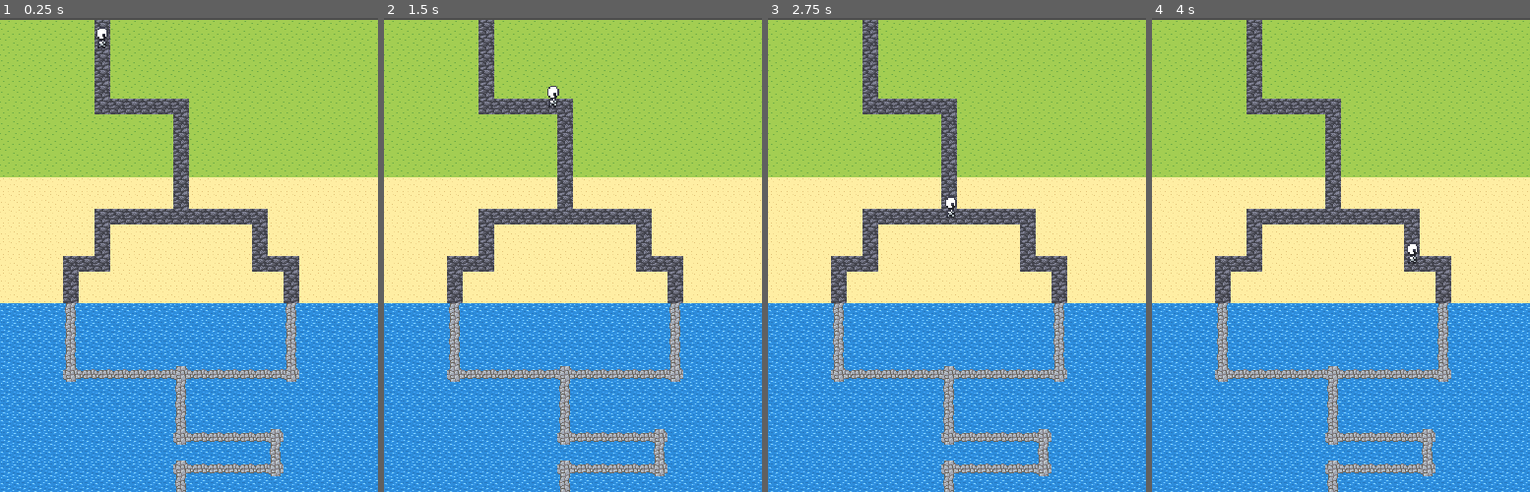
Above: before the commit, frames 1-4 (left to right).
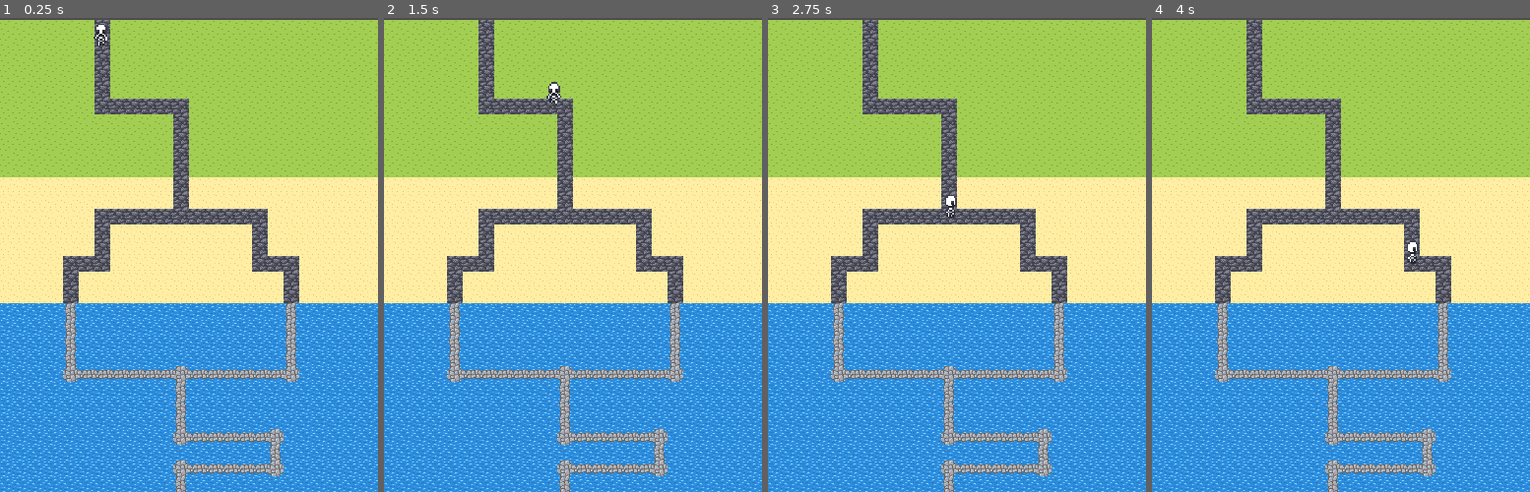
Above: after the commit, the same moments.

Repository: solomonSpence07/Warden-s-Watch
Game: Godot game, scene res://scenes/game.tscn
The game is run twice, just before and just after one commit, with the same random seed, the same clock (stepped at 60 frames per second) and the same inputs.
Inputs:
- Up to frame 1 (0.25 s): no input
- Up to frame 2 (1.5 s): no input
- Up to frame 3 (2.75 s): no input
- Up to frame 4 (4 s): no input

The runs differ from the first frame. In frame 1, 0.1% of the frame differs, in the area x 24-29%, y 1-7%; in frame 2, 0.1%, in the area x 42-47%, y 13-19%; in frame 3, less than 0.1%; in frame 4, less than 0.1%.

Commit message:
Enemys Turn now

Diff:
--- /dev/null
+++ b/Scripts/EnemyA.gd
@@ -0,0 +1,21 @@
+extends PathFollow2D
+
+@onready var animated_sprite_2d = $SkeletonBody/AnimatedSprite2D
+
+@export var speed =100
+
+func _process(delta):
+	#set_progess(get_parent().get_progress() + speed*delta)
+	progress+= speed*delta
+
+
+func turn_down():
+	animated_sprite_2d.play("Down")
+
+func turn_right():
+	animated_sprite_2d.play("left_right")
+	animated_sprite_2d.scale.x= 1
+
+func turn_left():
+	animated_sprite_2d.scale.x= -1
+	animated_sprite_2d.play("left_right")
--- /dev/null
+++ b/Scripts/turn_down.gd
@@ -0,0 +1,6 @@
+extends Area2D
+
+
+func _on_body_entered(body:Node2D):
+	if body.name=="SkeletonBody":
+		body.get_parent().turn_down()
--- /dev/null
+++ b/Scripts/turn_left.gd
@@ -0,0 +1,6 @@
+extends Area2D
+
+
+func _on_body_entered(body:Node2D):
+	if body.name=="SkeletonBody":
+		body.get_parent().turn_left()
--- /dev/null
+++ b/Scripts/turn_right.gd
@@ -0,0 +1,6 @@
+extends Area2D
+
+
+func _on_body_entered(body:Node2D):
+	if body.name=="SkeletonBody":
+		body.get_parent().turn_right()
--- a/scenes/PathFollow2D.gd
+++ /dev/null
@@ -1,8 +0,0 @@
-extends PathFollow2D
-
-
-@export var speed =100
-
-func _process(delta):
-	#set_progess(get_parent().get_progress() + speed*delta)
-	progress+= speed*delta
--- a/scenes/enemy_a.tscn
+++ b/scenes/enemy_a.tscn
@@ -1,17 +1,18 @@
-[gd_scene load_steps=10 format=3 uid="uid://bgpw6veqk34pt"]
+[gd_scene load_steps=11 format=3 uid="uid://bgpw6veqk34pt"]
 
+[ext_resource type="Script" path="res://Scripts/EnemyA.gd" id="1_2ehpe"]
 [ext_resource type="Texture2D" uid="uid://dyapnkiukspxw" path="res://sprites/ufeff_tiles_v2.png" id="1_a7ku8"]
-[ext_resource type="Script" path="res://scenes/PathFollow2D.gd" id="1_o1vk4"]
+[ext_resource type="Texture2D" uid="uid://dtkl0ht235vby" path="res://sprites/skeleton walk.png" id="2_07nep"]
 
 [sub_resource type="CircleShape2D" id="CircleShape2D_ui6bb"]
 
-[sub_resource type="AtlasTexture" id="AtlasTexture_rwlyp"]
-atlas = ExtResource("1_a7ku8")
-region = Rect2(64, 32, 16, 16)
+[sub_resource type="AtlasTexture" id="AtlasTexture_dhtjj"]
+atlas = ExtResource("2_07nep")
+region = Rect2(0, 0, 13, 20)
 
-[sub_resource type="AtlasTexture" id="AtlasTexture_wlx6e"]
-atlas = ExtResource("1_a7ku8")
-region = Rect2(64, 32, 16, 16)
+[sub_resource type="AtlasTexture" id="AtlasTexture_wq6le"]
+atlas = ExtResource("2_07nep")
+region = Rect2(13, 0, 13, 20)
 
 [sub_resource type="AtlasTexture" id="AtlasTexture_2sefn"]
 atlas = ExtResource("1_a7ku8")
@@ -29,10 +30,10 @@
 animations = [{
 "frames": [{
 "duration": 1.0,
-"texture": SubResource("AtlasTexture_rwlyp")
+"texture": SubResource("AtlasTexture_dhtjj")
 }, {
 "duration": 1.0,
-"texture": SubResource("AtlasTexture_wlx6e")
+"texture": SubResource("AtlasTexture_wq6le")
 }],
 "loop": true,
 "name": &"Down",
@@ -59,19 +60,19 @@
 }]
 
 [node name="EnemyA" type="PathFollow2D"]
-script = ExtResource("1_o1vk4")
+script = ExtResource("1_2ehpe")
 
-[node name="PathFollow2D" type="CharacterBody2D" parent="."]
+[node name="SkeletonBody" type="CharacterBody2D" parent="."]
 scale = Vector2(1.5, 1.5)
 
-[node name="CollisionShape2D" type="CollisionShape2D" parent="PathFollow2D"]
+[node name="CollisionShape2D" type="CollisionShape2D" parent="SkeletonBody"]
 position = Vector2(0, -8)
 shape = SubResource("CircleShape2D_ui6bb")
 
-[node name="AnimatedSprite2D" type="AnimatedSprite2D" parent="PathFollow2D"]
+[node name="AnimatedSprite2D" type="AnimatedSprite2D" parent="SkeletonBody"]
 position = Vector2(0, -9)
 scale = Vector2(1, 1.125)
 sprite_frames = SubResource("SpriteFrames_pkaqa")
-animation = &"Down"
-autoplay = "left_right"
-frame_progress = 0.774727
+animation = &"left_right"
+autoplay = "Down"
+frame_progress = 0.434558
--- a/scenes/game.tscn
+++ b/scenes/game.tscn
@@ -1,7 +1,10 @@
-[gd_scene load_steps=6 format=3 uid="uid://doha3qwt4bfpr"]
+[gd_scene load_steps=9 format=3 uid="uid://doha3qwt4bfpr"]
 
 [ext_resource type="Texture2D" uid="uid://dyapnkiukspxw" path="res://sprites/ufeff_tiles_v2.png" id="1_gxcab"]
 [ext_resource type="PackedScene" uid="uid://bgpw6veqk34pt" path="res://scenes/enemy_a.tscn" id="2_e5yms"]
+[ext_resource type="PackedScene" uid="uid://bivouxso5ycrc" path="res://scenes/turn_down.tscn" id="3_uofmb"]
+[ext_resource type="PackedScene" uid="uid://bbn7tk86exddc" path="res://scenes/turn_right.tscn" id="4_1wjfh"]
+[ext_resource type="PackedScene" uid="uid://p7r15h1gucpd" path="res://scenes/turn_left.tscn" id="5_cbwnl"]
 
 [sub_resource type="TileSetAtlasSource" id="TileSetAtlasSource_mv2b6"]
 texture = ExtResource("1_gxcab")
@@ -289,3 +292,48 @@
 [node name="EnemyA" parent="Path2D" instance=ExtResource("2_e5yms")]
 position = Vector2(919, 4)
 rotates = false
+
+[node name="turnDown" type="Node" parent="."]
+
+[node name="TurnDown" parent="turnDown" instance=ExtResource("3_uofmb")]
+position = Vector2(1000, 91)
+
+[node name="TurnDown2" parent="turnDown" instance=ExtResource("3_uofmb")]
+position = Vector2(1079, 200)
+
+[node name="TurnDown3" parent="turnDown" instance=ExtResource("3_uofmb")]
+position = Vector2(1111, 249)
+
+[node name="TurnDown4" parent="turnDown" instance=ExtResource("3_uofmb")]
+position = Vector2(999, 361)
+
+[node name="TurnDown5" parent="turnDown" instance=ExtResource("3_uofmb")]
+position = Vector2(1094, 424)
+
+[node name="TurnDown6" parent="turnDown" instance=ExtResource("3_uofmb")]
+position = Vector2(1001, 454)
+
+[node name="TurnDown7" parent="turnDown" instance=ExtResource("3_uofmb")]
+position = Vector2(918, -6)
+
+[node name="turnLeft" type="Node" parent="."]
+
+[node name="turn_left" parent="turnLeft" instance=ExtResource("5_cbwnl")]
+position = Vector2(1112, 356)
+
+[node name="turn_left2" parent="turnLeft" instance=ExtResource("5_cbwnl")]
+position = Vector2(1094, 457)
+
+[node name="turnRight" type="Node" parent="."]
+
+[node name="turn_right" parent="turnRight" instance=ExtResource("4_1wjfh")]
+position = Vector2(922, 85)
+
+[node name="turn_right2" parent="turnRight" instance=ExtResource("4_1wjfh")]
+position = Vector2(1003, 197)
+
+[node name="turn_right3" parent="turnRight" instance=ExtResource("4_1wjfh")]
+position = Vector2(1081, 246)
+
+[node name="turn_right4" parent="turnRight" instance=ExtResource("4_1wjfh")]
+position = Vector2(998, 425)
--- /dev/null
+++ b/scenes/turn_down.tscn
@@ -0,0 +1,13 @@
+[gd_scene load_steps=3 format=3 uid="uid://bivouxso5ycrc"]
+
+[ext_resource type="Script" path="res://Scripts/turn_down.gd" id="1_hawua"]
+
+[sub_resource type="CircleShape2D" id="CircleShape2D_kwigj"]
+
+[node name="TurnDown" type="Area2D"]
+script = ExtResource("1_hawua")
+
+[node name="CollisionShape2D" type="CollisionShape2D" parent="."]
+shape = SubResource("CircleShape2D_kwigj")
+
+[connection signal="body_entered" from="." to="." method="_on_body_entered"]
--- /dev/null
+++ b/scenes/turn_left.tscn
@@ -0,0 +1,13 @@
+[gd_scene load_steps=3 format=3 uid="uid://p7r15h1gucpd"]
+
+[ext_resource type="Script" path="res://Scripts/turn_left.gd" id="1_b26yf"]
+
+[sub_resource type="CircleShape2D" id="CircleShape2D_ctr1o"]
+
+[node name="turn_left" type="Area2D"]
+script = ExtResource("1_b26yf")
+
+[node name="CollisionShape2D" type="CollisionShape2D" parent="."]
+shape = SubResource("CircleShape2D_ctr1o")
+
+[connection signal="body_entered" from="." to="." method="_on_body_entered"]
--- /dev/null
+++ b/scenes/turn_right.tscn
@@ -0,0 +1,13 @@
+[gd_scene load_steps=3 format=3 uid="uid://bbn7tk86exddc"]
+
+[ext_resource type="Script" path="res://Scripts/turn_right.gd" id="1_4q68s"]
+
+[sub_resource type="CircleShape2D" id="CircleShape2D_lgt7u"]
+
+[node name="turn_right" type="Area2D"]
+script = ExtResource("1_4q68s")
+
+[node name="CollisionShape2D" type="CollisionShape2D" parent="."]
+shape = SubResource("CircleShape2D_lgt7u")
+
+[connection signal="body_entered" from="." to="." method="_on_body_entered"]
Binary file added: sprites/skeleton walk.png
Not shown, added: sprites/skeleton walk.png.import
